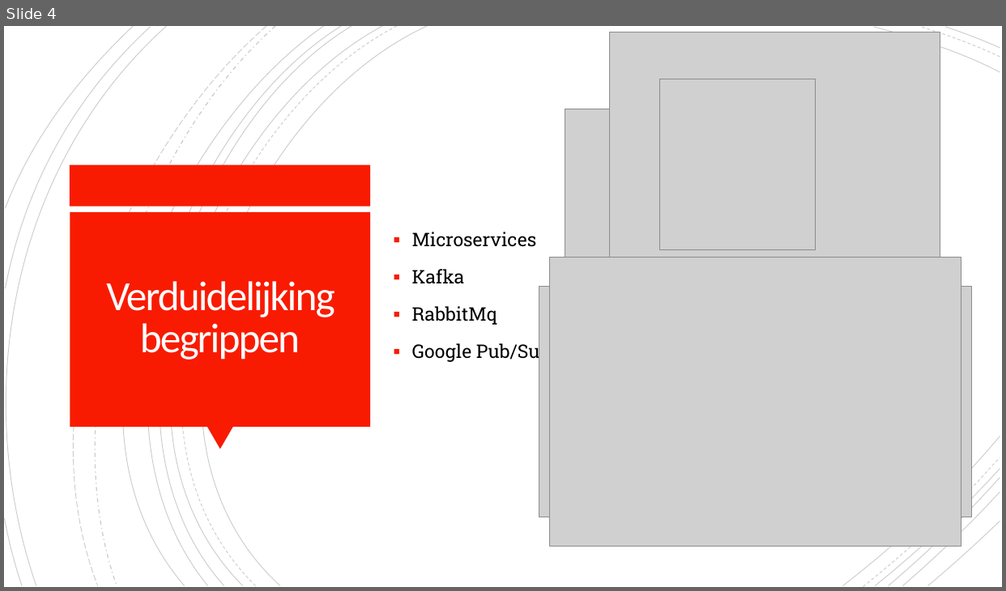
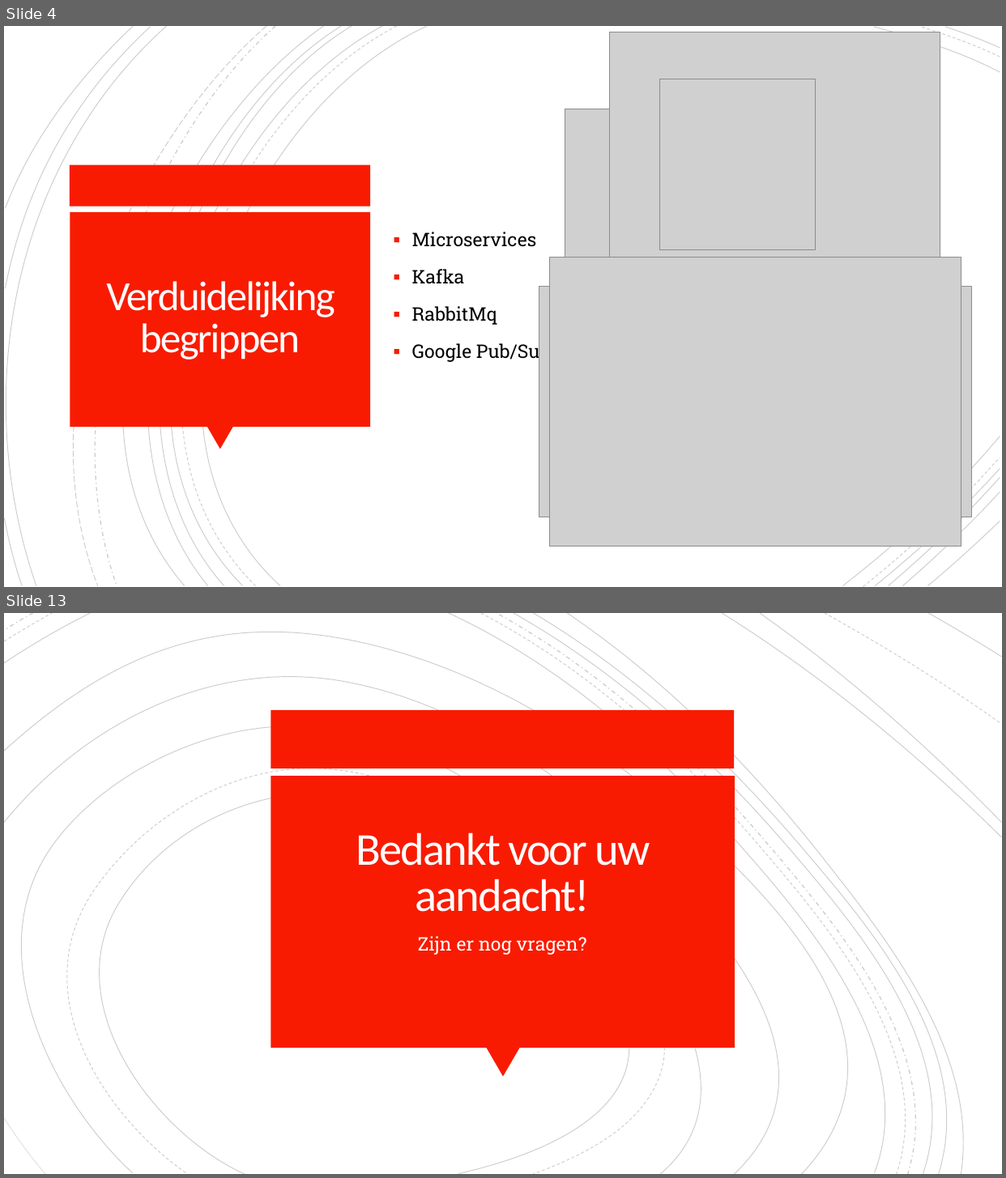
Before and after one commit to 637611rd/BP_Ruben, a slide deck: Bachelorproef.pptx. Shown one above the other, each under a label of ours: slide 4 before the commit, slides 4 and 13 after it; the slides between them are not shown. The pictures are 1006x591 and 1006x1178 pixels, drawn with LibreOffice and Linux fonts; fonts in the diff are those of the drawing; grey boxes stand for pictures. Boxes give left, top, right and bottom in pixels: in the first picture for what was removed or moved away, otherwise in the second. Text is boxed around its words. In the diff, an @@ line names an element or a change of style, - is before the commit and + after.

```diff
--- a/Bachelorproef.pptx
+++ b/Bachelorproef.pptx
@@ slide 13 added at <box>4,613,1002,1174</box>, background #FFFFFF @@
@@ group added at <box>4,613,1002,1174</box>: 19 freeform shapes @@
@@ rectangle added at <box>270,710,734,769</box>, fill #F81B02 @@
@@ rectangle added at <box>270,776,735,1048</box>, fill #F81B02 @@
@@ title added at <box>356,833,650,912</box>, 44 pt, text #FFFEFF @@
+Bedankt voor uw aandacht!
@@ text added at <box>418,936,587,955</box>, 18 pt, text #FFFEFF @@
+Zijn er nog vragen?
@@ triangle added at <box>486,1048,520,1076</box>, fill #F81B02 @@
```
Also in this commit, not shown: 8 other slides added, 4 other files.
